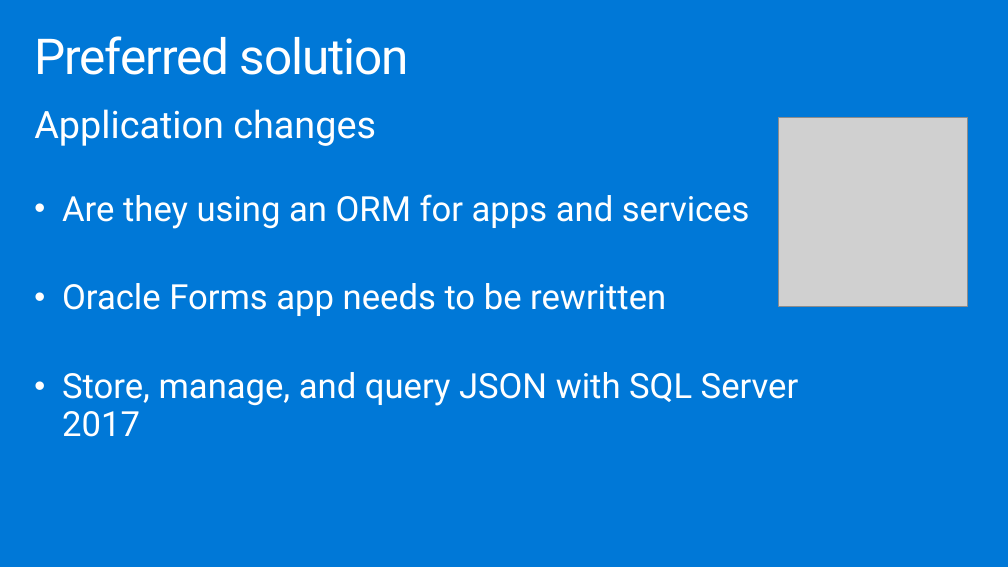
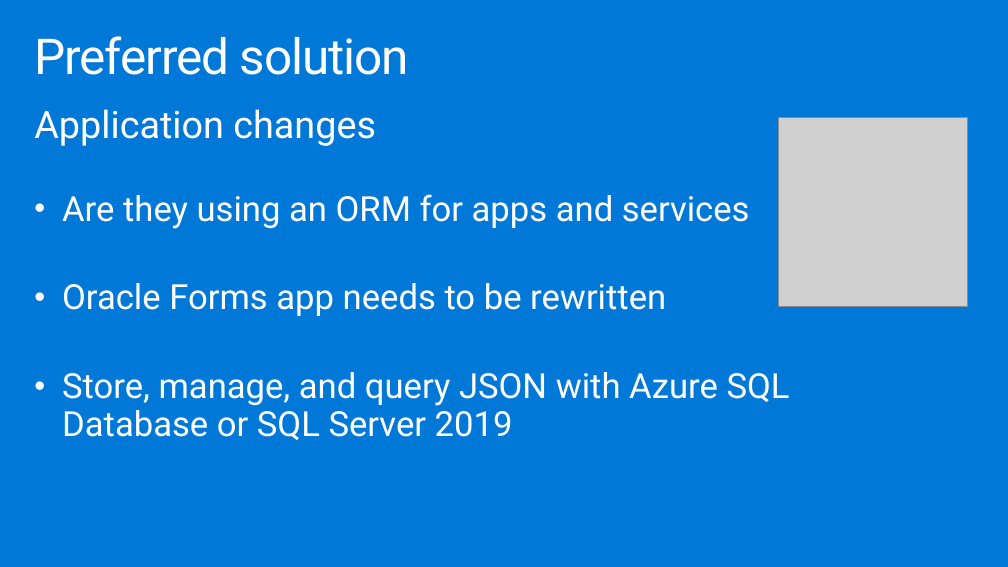
Before and after one commit to sumitmalik51/MCW-Migrating-Oracle-to-Azure-SQL-and-PostgreSQL, a slide deck: slide 19 of Whiteboard design session/WDS trainer presentation - Migrating Oracle to Azure SQL.pptx. Drawn at 1008x567 pixels with LibreOffice and Linux fonts; fonts in the diff are those of the drawing; grey boxes stand for pictures. Boxes give left, top, right and bottom in pixels: in the first picture for what was removed or moved away, otherwise in the second. Text is boxed around its words. In the diff, an @@ line names an element or a change of style, - is before the commit and + after.

```diff
--- a/Whiteboard design session/WDS trainer presentation - Migrating Oracle to Azure SQL.pptx
+++ b/Whiteboard design session/WDS trainer presentation - Migrating Oracle to Azure SQL.pptx
@@ text at box(62, 372, 790, 440): text changed @@
-• Store, manage, and query JSON with SQL Server 2017
+• Store, manage, and query JSON with Azure SQL Database or SQL Server 2019
```
Also in this commit, not shown: 5 other slides changed, 2 other files.
